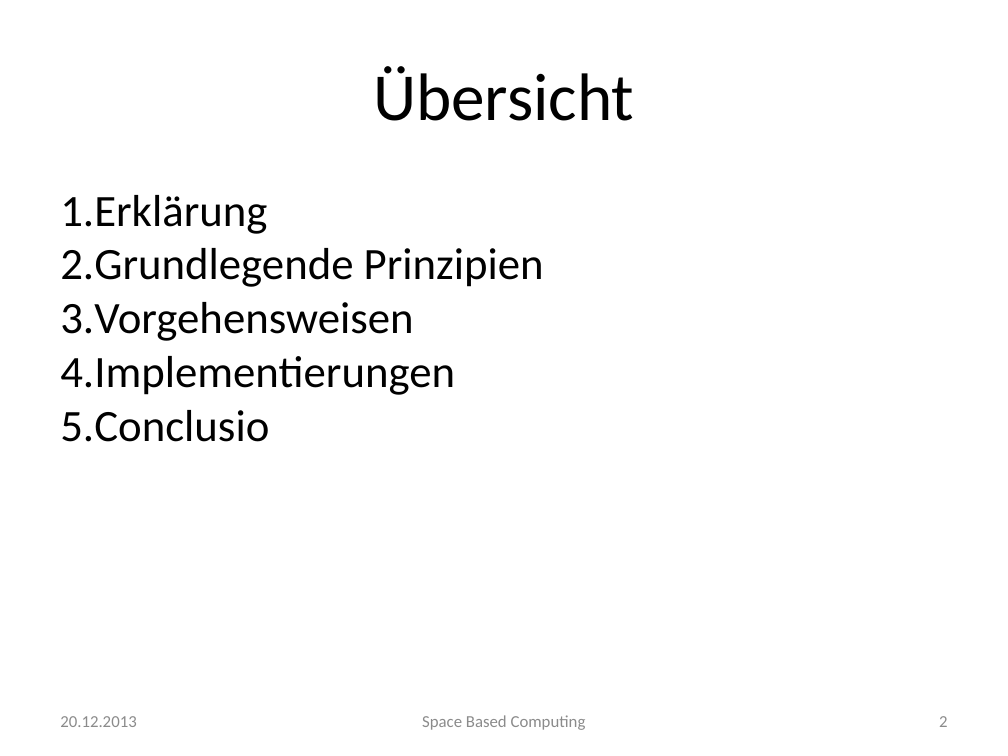
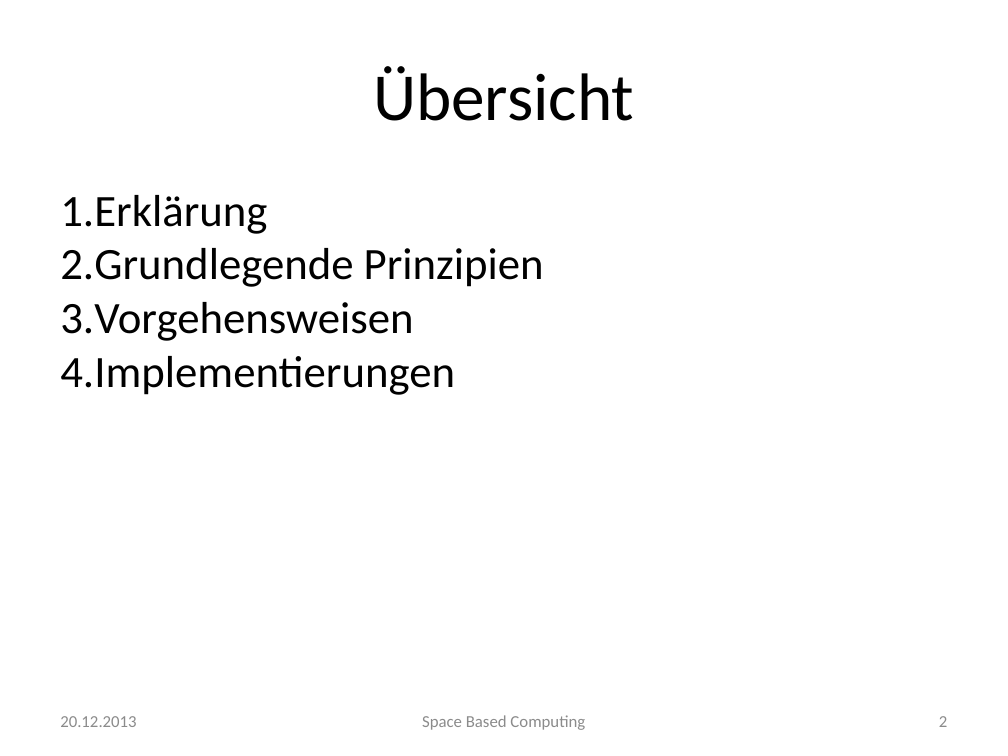
Before and after one commit to traxl/sbcAusarbeitung, a slide deck: slide 2 of Space Based Computing.pptx. Drawn at 1008x756 pixels with LibreOffice and Linux fonts; fonts in the diff are those of the drawing; background and template pictures are left out. Boxes give left, top, right and bottom in pixels: in the first picture for what was removed or moved away, otherwise in the second. Text is boxed around its words. In the diff, an @@ line names an element or a change of style, - is before the commit and + after.

```diff
--- a/Space Based Computing.pptx
+++ b/Space Based Computing.pptx
@@ text at [60, 410, 269, 442]: paragraph removed @@
-5. Conclusio
```
Also in this commit, not shown: 13 other slides changed, 2 slides added, 2 slides removed, 2 other files.
